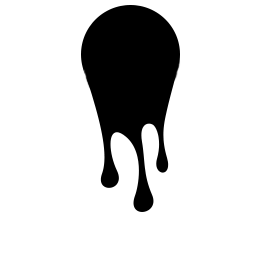
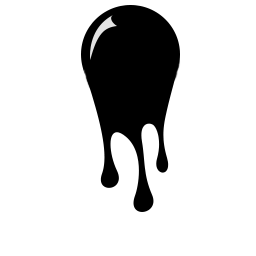
Layered file, before and after one edit (256×256). Changes by layer:
added layer "Shape 3" in group "1" over (90, 15, 117, 60)
